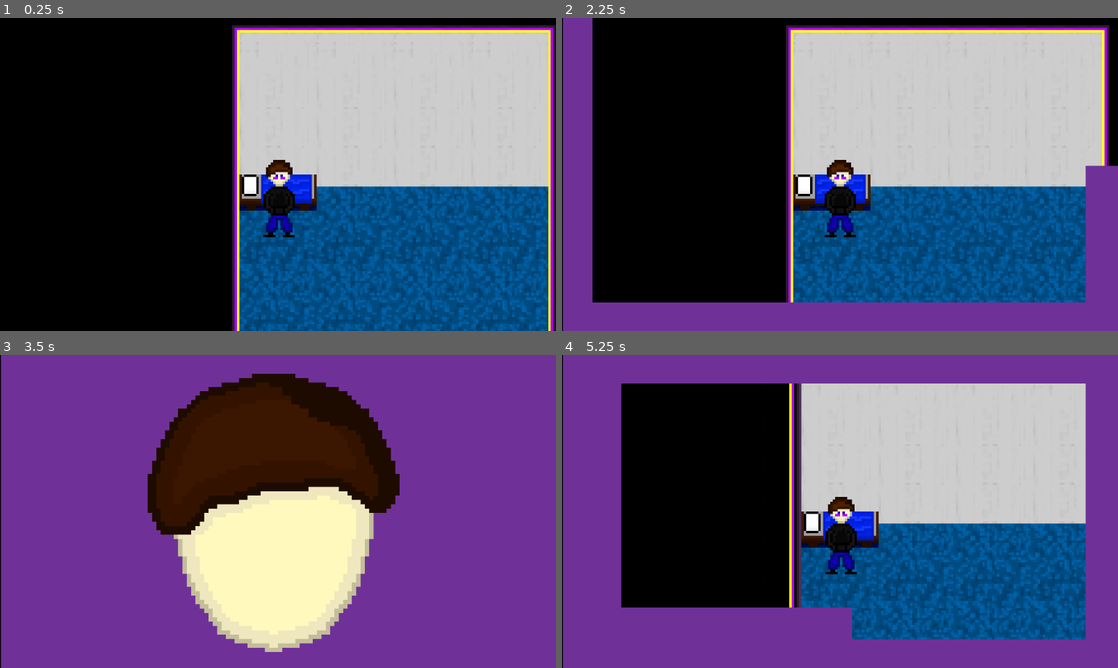
Above: before the commit, frames 1-4 (two rows, left to right).
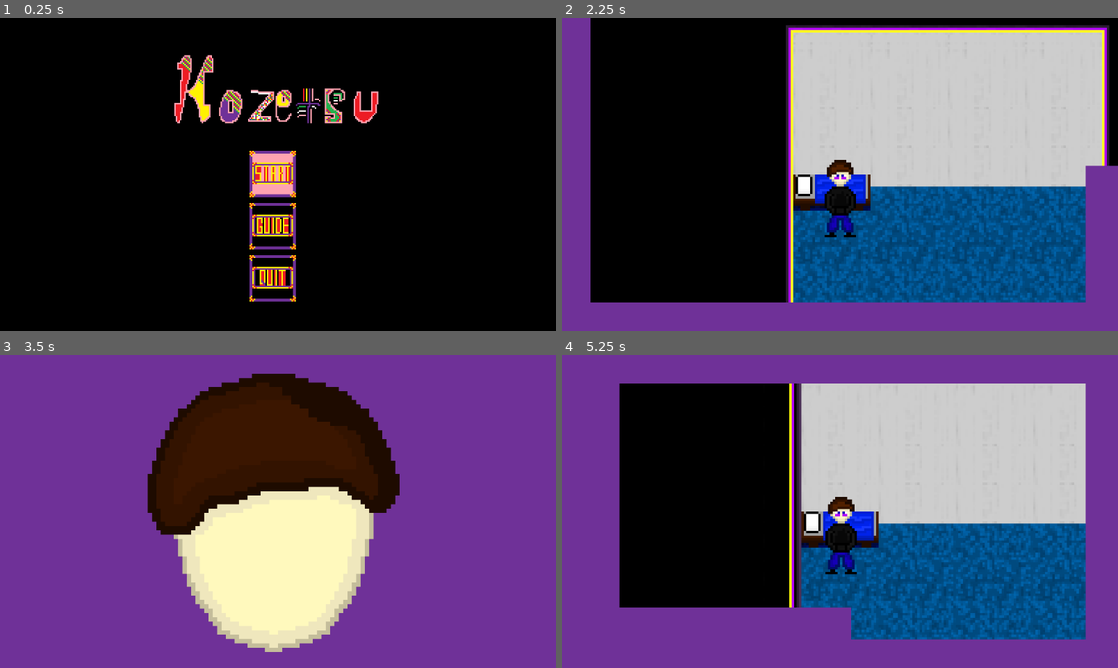
Above: after the commit, the same moments.

Repository: Vaisaz/yumeNikkiFangame
Game: Godot game, scene res://scenes/menu.tscn
Same seed, same stepped clock (60 frames per second), same inputs: the game is played once before the commit and once after it. Before the commit the project starts from res://scenes/locations/room.tscn. Sound files missing from this copy of the repository are replaced by a short silence.
Inputs (mouse positions are in pixels of both pictures, inside the frame that each line leads up to):
- Up to frame 1 (0.25 s): no input
- Up to frame 2 (2.25 s): click (834, 227) at 0.52 s; click (834, 174) at 1.27 s; hold Right (right) from 2.03 s (still down); tap E (interact) at 2.1 s
- Up to frame 3 (3.5 s): release Right (right) at 2.78 s; hold Down (down) from 2.78 s (still down); tap E (interact) at 2.85 s
- Up to frame 4 (5.25 s): release Down (down) at 3.53 s; hold Right (right) 3.53-4.28 s; tap E (interact) at 3.6, 4.35, 5.1 s; tap Enter at 4.25 s; hold Up (up) 4.28-5.03 s; hold Left (left) from 5.03 s (still down)

The runs differ from the first frame. In frame 1, 58% of the frame differs, in the area x 31-100%, y 2-100%; in frame 2, 0.6%; in frame 3, 0.2%; in frame 4, 0.6%.

Commit message:
Menu Added + Door Sound Added

Diff:
--- /dev/null
+++ b/assets/audio/sound.tscn
@@ -0,0 +1,3 @@
+[gd_scene format=3 uid="uid://c1s8mfal8dbj3"]
+
+[node name="DoorSound" type="AudioStreamPlayer2D"]
--- a/project.godot
+++ b/project.godot
@@ -11,7 +11,7 @@
 [application]
 
 config/name="yumeNikkiFangame"
-run/main_scene="res://scenes/locations/room.tscn"
+run/main_scene="res://scenes/menu.tscn"
 config/features=PackedStringArray("4.2", "Forward Plus")
 config/icon="res://icon.svg"
 
--- a/scenes/locations/dream_room.tscn
+++ b/scenes/locations/dream_room.tscn
@@ -12,6 +12,8 @@
 [ext_resource type="PackedScene" uid="uid://dms3nd57u0aeq" path="res://scenes/audio/dream_room.tscn" id="8_b5tge"]
 [ext_resource type="PackedScene" uid="uid://vf6gj7wfsye1" path="res://scenes/main_doors.tscn" id="11_t80xo"]
 [ext_resource type="Script" path="res://scripts/interaction_scripts/door_interaction.gd" id="12_owyl7"]
+[ext_resource type="PackedScene" uid="uid://c1s8mfal8dbj3" path="res://assets/audio/sound.tscn" id="13_saars"]
+[ext_resource type="AudioStream" uid="uid://cukph5fc4tjge" path="res://assets/audio/door_sound.mp3" id="14_5naay"]
 
 [sub_resource type="TileSetAtlasSource" id="TileSetAtlasSource_575h7"]
 texture = ExtResource("5_junx1")
@@ -249,5 +251,9 @@
 position = Vector2(-48, -62.25)
 shape = SubResource("RectangleShape2D_77tpd")
 
+[node name="DoorSound" parent="StaticBody2D2/interaction" instance=ExtResource("13_saars")]
+position = Vector2(-48, -62)
+stream = ExtResource("14_5naay")
+
 [connection signal="area_entered" from="StaticBody2D2/interaction" to="StaticBody2D2/interaction" method="_on_area_entered"]
 [connection signal="area_exited" from="StaticBody2D2/interaction" to="StaticBody2D2/interaction" method="_on_area_exited"]
--- a/scenes/locations/nexus.tscn
+++ b/scenes/locations/nexus.tscn
@@ -10,7 +10,9 @@
 [ext_resource type="PackedScene" uid="uid://bq7poye12ywvu" path="res://scenes/audio/nexus.tscn" id="6_em1cg"]
 [ext_resource type="PackedScene" uid="uid://ccea0vhxlnlp4" path="res://scenes/neon_warp.tscn" id="7_e5u10"]
 [ext_resource type="PackedScene" uid="uid://bbv0r40mh2fmf" path="res://scenes/happy_warp.tscn" id="8_0nmn3"]
+[ext_resource type="PackedScene" uid="uid://c1s8mfal8dbj3" path="res://assets/audio/sound.tscn" id="9_2qw35"]
 [ext_resource type="PackedScene" uid="uid://soo5rpy2bpqo" path="res://scenes/number_warp.tscn" id="10_0csyf"]
+[ext_resource type="AudioStream" uid="uid://cukph5fc4tjge" path="res://assets/audio/door_sound.mp3" id="10_1233v"]
 [ext_resource type="Script" path="res://scripts/interaction_scripts/number_warp_interaction.gd" id="11_n0jro"]
 
 [sub_resource type="TileSetAtlasSource" id="TileSetAtlasSource_bpo8m"]
@@ -107,6 +109,9 @@
 position = Vector2(-48, -62)
 shape = SubResource("RectangleShape2D_27h8x")
 
+[node name="DoorSound" parent="dream_doors/interaction" instance=ExtResource("9_2qw35")]
+stream = ExtResource("10_1233v")
+
 [node name="number_warp" parent="." instance=ExtResource("10_0csyf")]
 position = Vector2(0, 180)
 
--- /dev/null
+++ b/scenes/menu.tscn
@@ -0,0 +1,77 @@
+[gd_scene load_steps=11 format=3 uid="uid://ui0arx0m6ovu"]
+
+[ext_resource type="Script" path="res://scripts/menu.gd" id="1_avuxm"]
+[ext_resource type="Texture2D" uid="uid://c7nv35fhq6e5p" path="res://assets/menu/game_name.png" id="2_higod"]
+[ext_resource type="Texture2D" uid="uid://bd1v6nw18gufc" path="res://assets/menu/start.png" id="2_hmxh8"]
+[ext_resource type="Texture2D" uid="uid://co7tigpewar03" path="res://assets/menu/guide.png" id="3_ipyst"]
+[ext_resource type="Texture2D" uid="uid://drkcpx41onmxi" path="res://assets/menu/start_hover.png" id="3_t4e0y"]
+[ext_resource type="Texture2D" uid="uid://bgmgwxndu1pqy" path="res://assets/menu/quit.png" id="4_86bph"]
+[ext_resource type="Texture2D" uid="uid://bixt42qfnhxt8" path="res://assets/menu/guide_hover.png" id="5_uyjen"]
+[ext_resource type="PackedScene" uid="uid://c1s8mfal8dbj3" path="res://assets/audio/sound.tscn" id="6_b1flr"]
+[ext_resource type="AudioStream" uid="uid://cjw8n3n8l5bai" path="res://assets/audio/menu.mp3" id="7_0fxc6"]
+[ext_resource type="Texture2D" uid="uid://d0yg5d136sowo" path="res://assets/menu/quit_hover.png" id="7_gd150"]
+
+[node name="menu" type="Control"]
+layout_mode = 3
+anchors_preset = 15
+anchor_right = 1.0
+anchor_bottom = 1.0
+grow_horizontal = 2
+grow_vertical = 2
+script = ExtResource("1_avuxm")
+
+[node name="ColorRect" type="ColorRect" parent="."]
+layout_mode = 1
+anchors_preset = 15
+anchor_right = 1.0
+anchor_bottom = 1.0
+grow_horizontal = 2
+grow_vertical = 2
+color = Color(0, 0, 0, 1)
+
+[node name="VBoxContainer" type="VBoxContainer" parent="."]
+layout_mode = 1
+anchors_preset = 8
+anchor_left = 0.5
+anchor_top = 0.5
+anchor_right = 0.5
+anchor_bottom = 0.5
+offset_left = -107.0
+offset_top = -49.0
+offset_right = -43.0
+offset_bottom = 64.0
+grow_horizontal = 2
+grow_vertical = 2
+scale = Vector2(3, 3)
+
+[node name="Start" type="TextureButton" parent="VBoxContainer"]
+layout_mode = 2
+size_flags_horizontal = 4
+texture_normal = ExtResource("2_hmxh8")
+texture_hover = ExtResource("3_t4e0y")
+
+[node name="Guide" type="TextureButton" parent="VBoxContainer"]
+layout_mode = 2
+size_flags_horizontal = 4
+texture_normal = ExtResource("3_ipyst")
+texture_hover = ExtResource("5_uyjen")
+
+[node name="Quit" type="TextureButton" parent="VBoxContainer"]
+layout_mode = 2
+size_flags_horizontal = 4
+texture_normal = ExtResource("4_86bph")
+texture_hover = ExtResource("7_gd150")
+
+[node name="GameName" type="Sprite2D" parent="."]
+position = Vector2(577, 176)
+scale = Vector2(3, 3)
+texture = ExtResource("2_higod")
+
+[node name="Menu" parent="." instance=ExtResource("6_b1flr")]
+stream = ExtResource("7_0fxc6")
+autoplay = true
+
+[connection signal="focus_entered" from="VBoxContainer/Start" to="." method="_on_start_focus_entered"]
+[connection signal="focus_exited" from="VBoxContainer/Start" to="." method="_on_start_focus_exited"]
+[connection signal="pressed" from="VBoxContainer/Start" to="." method="_on_start_pressed"]
+[connection signal="pressed" from="VBoxContainer/Quit" to="." method="_on_quit_pressed"]
--- a/scenes/transition_animation.tscn
+++ b/scenes/transition_animation.tscn
@@ -448,8 +448,8 @@
 script = ExtResource("1_8u8o2")
 
 [node name="AnimatedSprite2D" type="AnimatedSprite2D" parent="."]
-position = Vector2(577, 324)
-scale = Vector2(6.05263, 6.01852)
+position = Vector2(575, 324)
+scale = Vector2(6.07368, 6.01852)
 sprite_frames = SubResource("SpriteFrames_qxyj5")
 frame = 19
 frame_progress = 1.0
--- a/scripts/interaction_scripts/door_dream_interaction.gd
+++ b/scripts/interaction_scripts/door_dream_interaction.gd
@@ -1,6 +1,7 @@
 extends Area2D
 
 var interact: bool = false
+@onready var door_sound = $DoorSound
 
 func _on_area_entered(area):
 	if area.is_in_group("Player"):
@@ -13,5 +14,7 @@
 	if interact and Input.is_action_just_pressed("interact") and Transition.canvas_layer.visible == false:
 		Transition.playing_animation()
 		await Transition.animated_sprite_2d.animation_finished
+		door_sound.play()
+		await door_sound.finished
 		Transition.ending_animation()
 		get_tree().change_scene_to_file("res://scenes/locations/dream_room.tscn")
--- a/scripts/interaction_scripts/door_interaction.gd
+++ b/scripts/interaction_scripts/door_interaction.gd
@@ -1,6 +1,7 @@
 extends Area2D
 
 var interact: bool = false
+@onready var door_sound = $DoorSound
 
 func _on_area_entered(area):
 	if area.is_in_group("Player"):
@@ -13,5 +14,7 @@
 	if interact and Input.is_action_just_pressed("interact") and Transition.canvas_layer.visible == false:
 		Transition.playing_animation()
 		await Transition.animated_sprite_2d.animation_finished
+		door_sound.play()
+		await door_sound.finished
 		Transition.ending_animation()
 		get_tree().change_scene_to_file("res://scenes/locations/nexus.tscn")
--- /dev/null
+++ b/scripts/menu.gd
@@ -0,0 +1,18 @@
+extends Control
+
+@onready var start_button = $VBoxContainer/Start
+@onready var guide_button = $VBoxContainer/Guide
+@onready var quit_button = $VBoxContainer/Quit
+
+func _ready():
+	DisplayServer.mouse_set_mode(DisplayServer.MOUSE_MODE_HIDDEN)
+	start_button.grab_focus()
+	start_button.texture_focused = start_button.texture_hover
+	guide_button.texture_focused = guide_button.texture_hover
+	quit_button.texture_focused = quit_button.texture_hover
+
+func _on_start_pressed():
+	get_tree().change_scene_to_file("res://scenes/locations/room.tscn")
+
+func _on_quit_pressed():
+	get_tree().quit()
Not shown, added: assets/audio/door_sound.mp3.import
Not shown, added: assets/audio/menu.mp3.import
Binary file added: assets/menu/game_name.png
Not shown, added: assets/menu/game_name.png.import
Binary file added: assets/menu/guide.png
Not shown, added: assets/menu/guide.png.import
Binary file added: assets/menu/guide_hover.png
Not shown, added: assets/menu/guide_hover.png.import
Binary file added: assets/menu/quit.png
Not shown, added: assets/menu/quit.png.import
Binary file added: assets/menu/quit_hover.png
Not shown, added: assets/menu/quit_hover.png.import
(and 8 more such lines)
